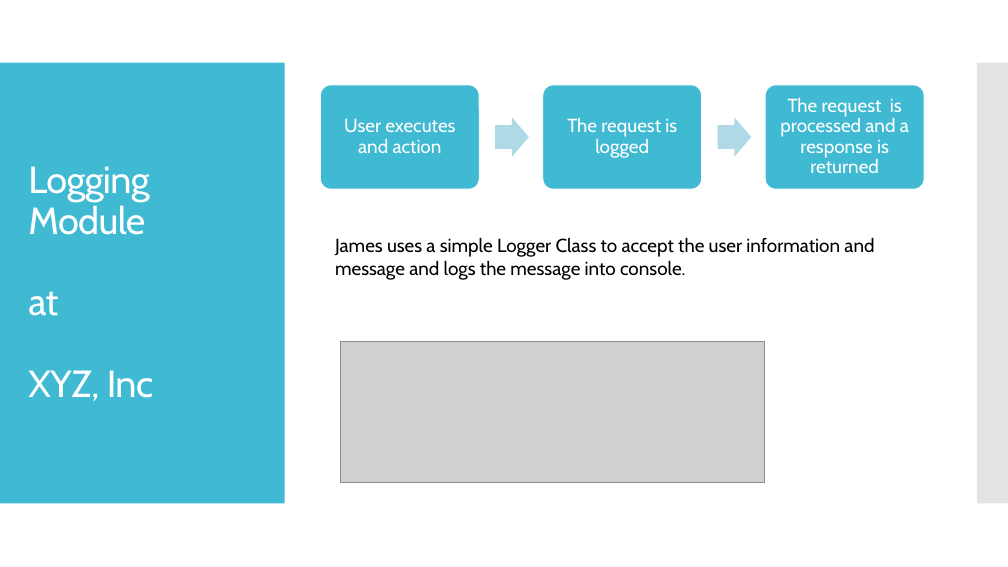
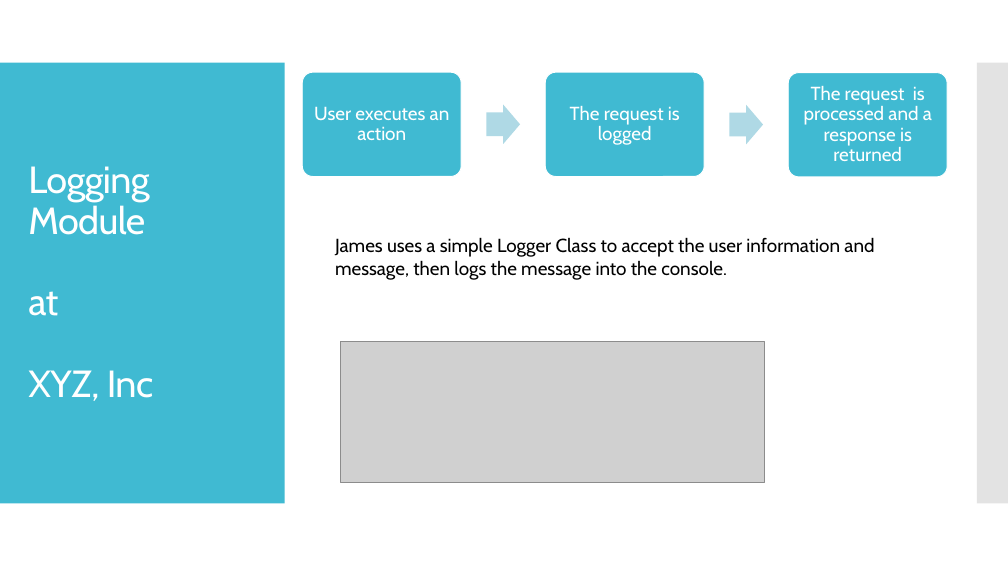
Before and after one commit to OOD-Team2/ChainOfResponsibility-Presentation, a slide deck: slide 6 of ChainOfResponsibility.pptx (slide 2 before the commit). Drawn at 1008x567 pixels with LibreOffice and Linux fonts; fonts in the diff are those of the drawing; grey boxes stand for pictures. Boxes give left, top, right and bottom in pixels: in the first picture for what was removed or moved away, otherwise in the second. Text is boxed around its words. In the diff, an @@ line names an element or a change of style, - is before the commit and + after.

```diff
--- a/ChainOfResponsibility.pptx
+++ b/ChainOfResponsibility.pptx
@@ rounded rectangle moved from (x1=321, y1=85, x2=479, y2=189) to (x1=302, y1=72, x2=461, y2=176) @@
@@ rounded rectangle moved from (x1=543, y1=85, x2=702, y2=189) to (x1=545, y1=72, x2=704, y2=176) @@
@@ text "The request is logged" moved from (x1=567, y1=118, x2=677, y2=158) to (x1=570, y1=106, x2=680, y2=145) @@
@@ rounded rectangle moved from (x1=765, y1=85, x2=924, y2=189) to (x1=789, y1=73, x2=948, y2=177) @@
@@ text "The request is processed and ..." moved from (x1=780, y1=98, x2=909, y2=173) to (x1=804, y1=86, x2=932, y2=161) @@
@@ text at (x1=314, y1=106, x2=450, y2=140): text changed @@
-User executes and action
+User executes an action
@@ right arrow moved from (x1=495, y1=117, x2=529, y2=157) to (x1=486, y1=104, x2=520, y2=144) @@
@@ right arrow moved from (x1=718, y1=117, x2=752, y2=157) to (x1=730, y1=105, x2=764, y2=144) @@
@@ text at (x1=335, y1=237, x2=874, y2=280): text changed @@
-James uses a simple Logger Class to accept the user information and message and logs the message into console.
+James uses a simple Logger Class to accept the user information and message, then logs the message into the console.
```
Also in this commit, not shown: 2 other slides changed.
